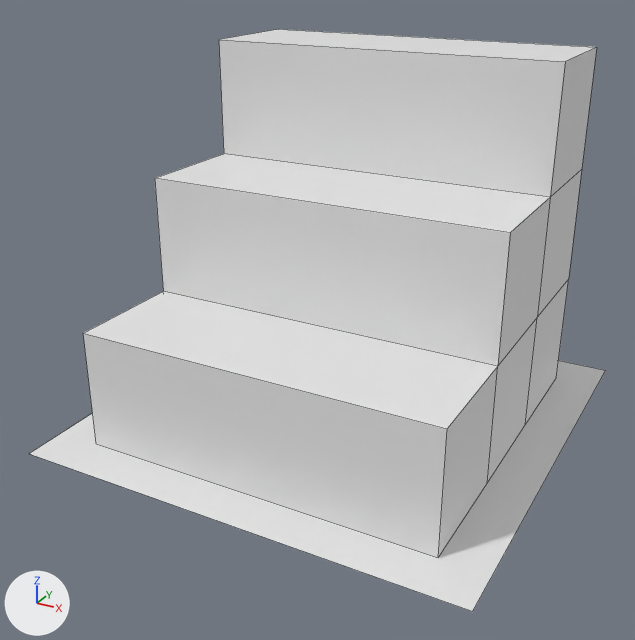
What one commit did to the Blender file Assets/Models/stairs_tile.blend.
One viewpoint serves both versions: a 50 mm lens placed at (1.65, -3.24, 2.05), pointed at (-0.04, -0.17, 0.51). Lighting does not change. The marker at lower left points along +X, +Y and +Z. Mesh edges are drawn as thin lines.
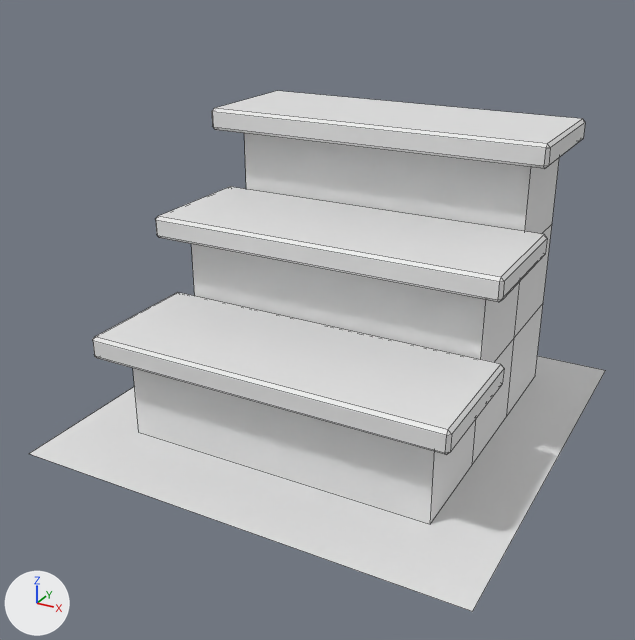
Edits to the scene script, one JSON object a line:
```json
{"block": "me_plane", "where": "# used by ob_plane; location = (0.0, 0.0, 0.0)"}
{"op": "remove", "block": "me_plane", "code": "me_plane.from_pydata(...)  # 30 vertices, 25 faces; spans x -1.0..1.0, y -1.0..1.0, z 0.0..1.6"}
{"op": "add", "block": "me_plane", "code": "me_plane.from_pydata(...)  # 102 vertices, 103 faces; spans x -1.0..1.0, y -1.0..1.0, z 0.0..1.3"}
{"block": "me_plane", "change": "me_plane part 1: the loose piece of 26 vertices spanning x -0.8..0.8, y -0.8..0.8, z 0.0..1.6 is scaled about its middle by (0.875, 0.875, 0.75), then moved by (0.0, 0.07, -0.2)"}
{"block": "me_plane", "change": "me_plane part 2: a new loose piece of 24 vertices spanning x -0.8..0.8, y -0.76..-0.16, z 0.4..0.5"}
{"block": "me_plane", "change": "me_plane part 3: a new loose piece of 24 vertices spanning x -0.8..0.8, y -0.3..0.3, z 0.8..0.9"}
{"block": "me_plane", "change": "me_plane part 4: a new loose piece of 24 vertices spanning x -0.8..0.8, y 0.17..0.77, z 1.2..1.3"}
```

Pixel boxes [x1, y1, x2, y2] of what changed, in the pictures (635 x 640 px; the box of a moved part takes in the faces that stretch with it):
```json
{"object": "Plane", "change": "reshaped", "before": [29, 29, 606, 612], "after": [29, 91, 606, 612], "on screen": "11% shorter"}
{"part": 1, "of": "me_plane", "change": "moved or reshaped", "before": [83, 29, 597, 558], "after": [133, 133, 559, 524]}
{"part": 2, "of": "me_plane", "change": "added", "after": [93, 292, 504, 455]}
{"part": 3, "of": "me_plane", "change": "added", "after": [155, 187, 547, 302]}
{"part": 4, "of": "me_plane", "change": "added", "after": [212, 91, 585, 169]}
```
